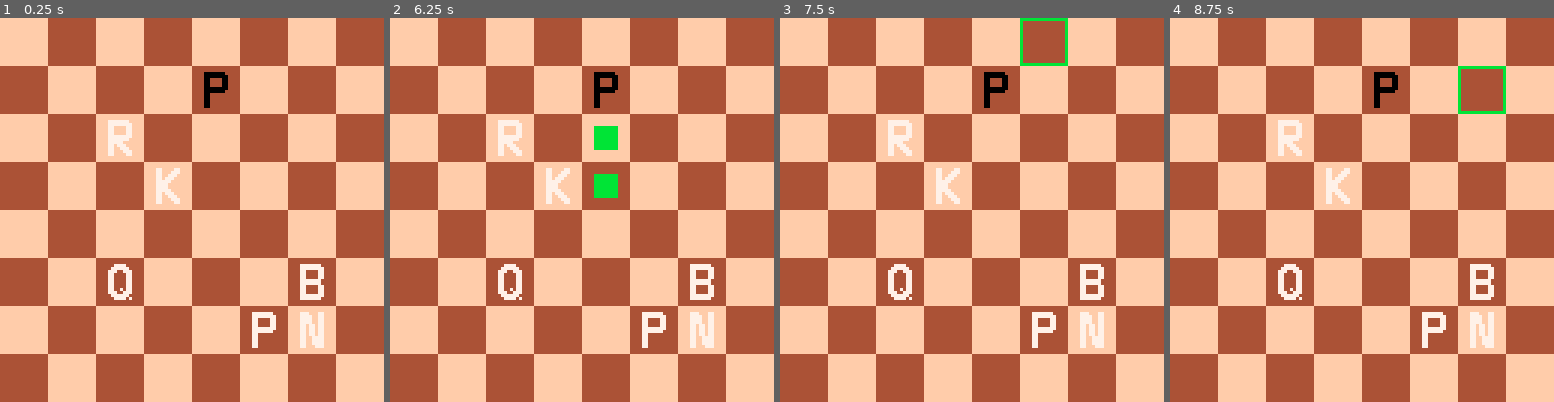
Above: before the commit, frames 1-4 (left to right).
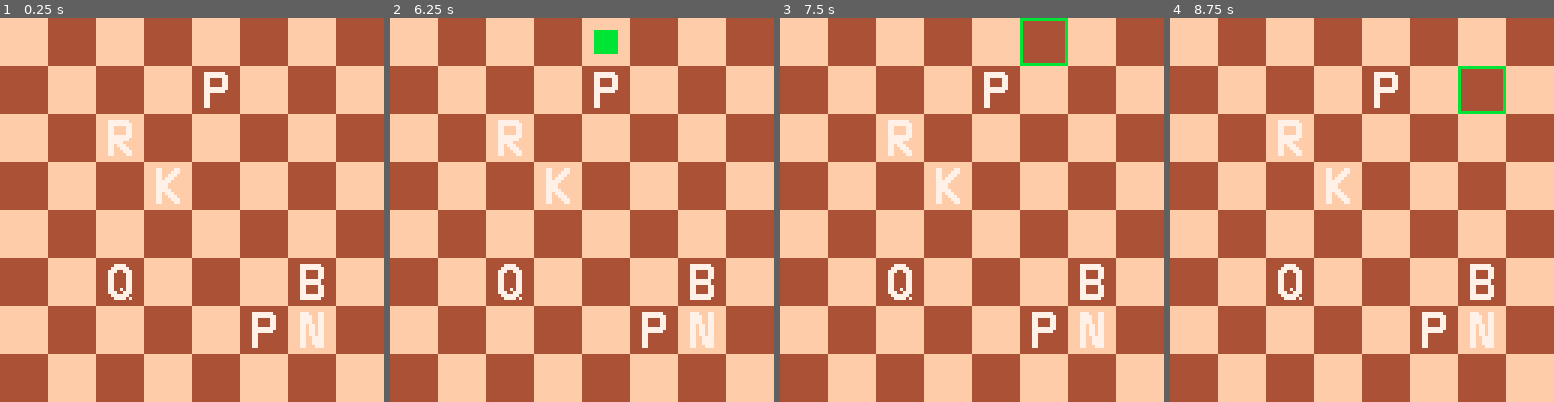
Above: after the commit, the same moments.

Repository: GrayFennec/p8chess
Game: PICO-8 cartridge chess.p8
The game is run twice, just before and just after one commit, with the same random seed, the same clock (stepped at 60 frames per second) and the same inputs.
Inputs:
- Up to frame 1 (0.25 s): no input
- Up to frame 2 (6.25 s): hold Right 1.6-2.1 s; hold Up 2.15-2.42 s; hold Right 2.47-3.03 s; hold Left 3.08-3.58 s; hold Down 3.63-3.97 s; hold Right 4.02-4.68 s; hold Up 4.73-5.03 s; hold Left 5.08-5.68 s; hold Down 5.73-6.03 s; hold Right from 6.08 s (still down)
- Up to frame 3 (7.5 s): release Right at 6.58 s; hold Right 6.63-7.13 s; hold Up 7.18-7.45 s
- Up to frame 4 (8.75 s): hold Right 7.5-8.07 s; hold Left 8.12-8.62 s; hold Down from 8.67 s (still down)

The runs differ from the first frame. In frame 1, 0.3% of the frame differs, in the area x 53-60%, y 14-24%; in frame 2, 1.5%, in the area x 53-60%, y 3-47%; in frame 3, 0.3%; in frame 4, 0.3%.

Commit message:
Changed player nums: white = 1, black != 1

Diff:
--- a/chess.p8
+++ b/chess.p8
@@ -21,13 +21,13 @@
 function _init()
 	--init board to 8x8
 	init_board(brdw,brdh)
-	new_knight(7,7,0)
-	new_king(4,4,0)
-	new_pawn(7,6,0)
+	new_knight(7,7,1)
+	new_king(4,4,1)
+	new_pawn(7,6,1)
 	new_pawn(2,5,1)
-	new_bishop(6,7,0)
-	new_rook(3,3,0)
-	new_queen(6,3,0)
+	new_bishop(6,7,1)
+	new_rook(3,3,1)
+	new_queen(6,3,1)
 end
 
 --initalizes empty nxm board
@@ -58,6 +58,16 @@
 	gb[r][c] = #pl
 end
 
+--gets pnum of square
+--it square empty, pnum is 0
+function get_pnum(r,c)
+	if gb[r][c] != -1 then
+	 return pl[gb[r][c]].pnum
+	else
+	 return 0
+	end
+end
+
 --creates a new pawn
 function new_pawn(r,c,p)
 	pawn = new_piece(r,c,p)
@@ -65,7 +75,7 @@
 	pawn.legmov = function(this)
 	 moves = {}
 	 --calculate one row foward
-		if p == 0 then
+		if p == 1 then
 			add(moves,{r-1,c})
 			--double move for white
 			if r == brdh - 1	then
@@ -232,7 +242,7 @@
 --draws any given piece
 function draw_piece(obj)
 	palt(14)
-	if(obj.pnum == 0) then
+	if(obj.pnum == 1) then
 		pal(0, 7)
 	end
 	spr(obj.sprnum, obj.col*16-16, obj.row*16-16, 2, 2)
